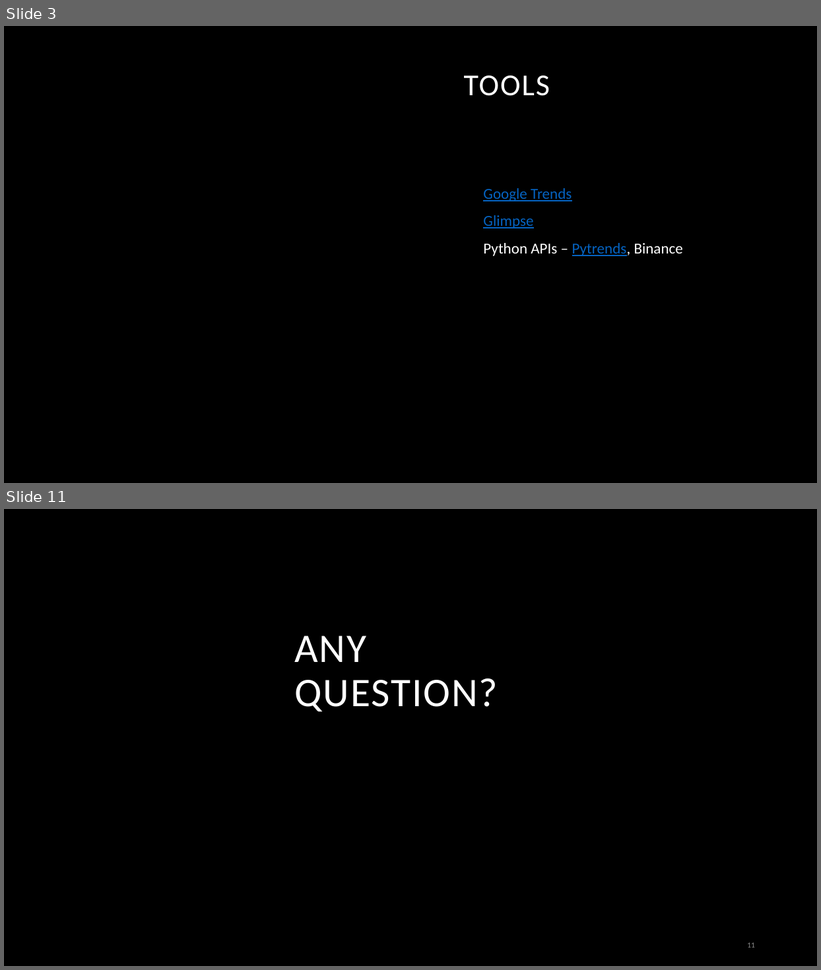
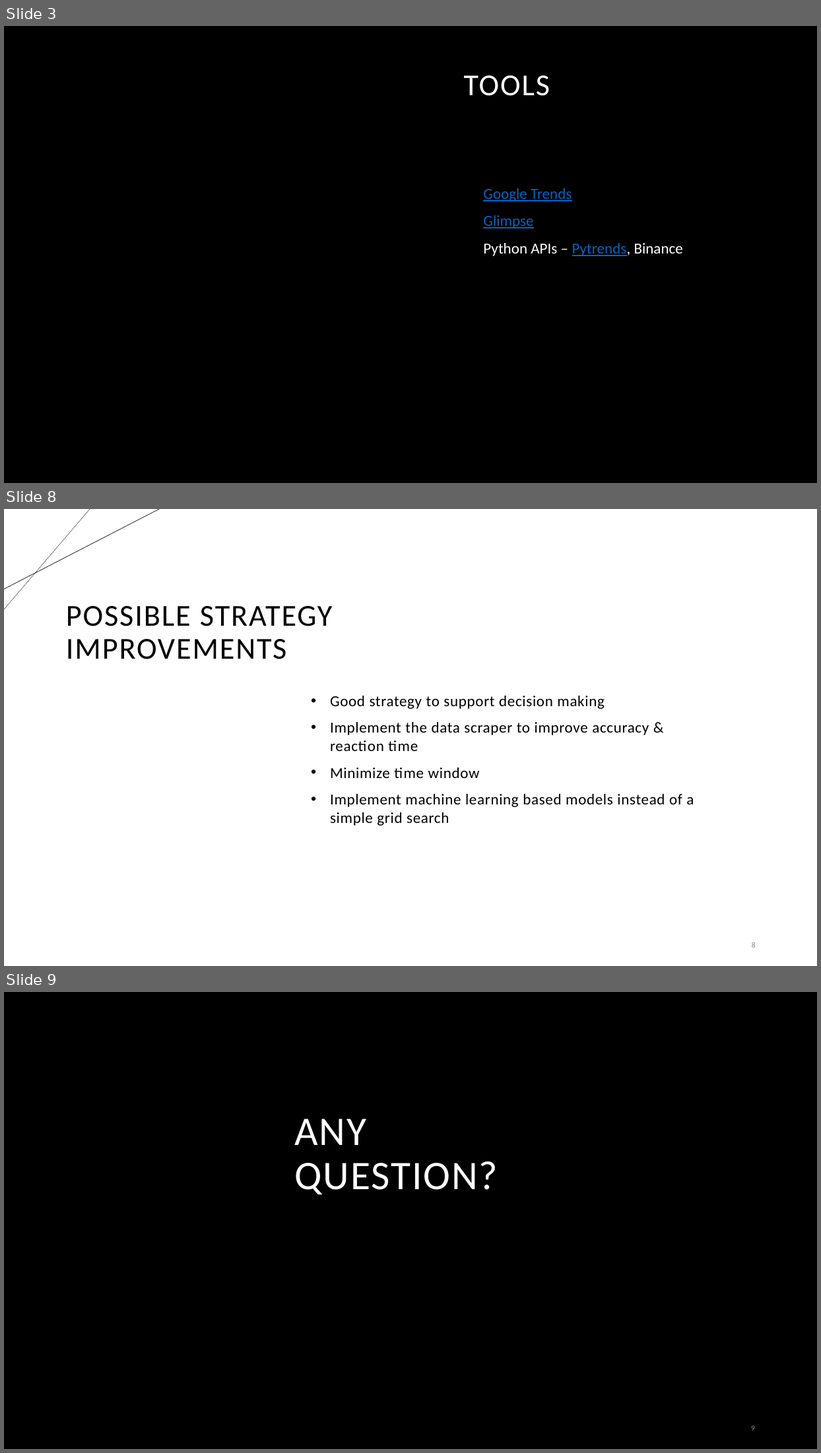
Before and after one commit to HillelCharbit/Trading-Algorithm-Project---google-trends, a slide deck: presentation/Google Trends as a Sentiment Indicator in Algorithmic - less verbal.pptx. Shown one above the other, each under a label of ours: slides 3 and 11 before the commit, slides 3, 8 and 9 after it; the slides between them are not shown. The pictures are 821x970 and 821x1453 pixels, drawn with LibreOffice and Linux fonts; fonts in the diff are those of the drawing; background and template pictures are left out. Boxes give left, top, right and bottom in pixels: in the first picture for what was removed or moved away, otherwise in the second. Text is boxed around its words. In the diff, an @@ line names an element or a change of style, - is before the commit and + after.

```diff
--- a/presentation/Google Trends as a Sentiment Indicator in Algorithmic - less verbal.pptx
+++ b/presentation/Google Trends as a Sentiment Indicator in Algorithmic - less verbal.pptx
@@ slide 8 added at box(4, 509, 817, 966), background #FFFFFF @@
@@ line added from (90, 509) to (4, 609), #000000 0.25 pt @@
@@ line added from (160, 509) to (4, 589), #000000 0.5 pt @@
@@ title added at box(66, 606, 332, 659), 36 pt, text #000000 @@
+POSSIBLE STRATEGY IMPROVEMENTS
@@ text added at box(330, 696, 694, 826), 18 pt, text #000000 @@
+• Good strategy to support decision making
+• Implement the data scraper to improve accuracy & reaction time
+• Minimize time window
+• Implement machine learning based models instead of a simple grid search
@@ page number added at box(752, 943, 756, 948), 9 pt, text #8C8C8C @@
+8
@@ what was slide 11 is now slide 9 @@
@@ page number at box(751, 1426, 755, 1431): text changed @@
-11
+9
```
Also in this commit, not shown: 5 slides changed, 1 other slide added, 4 slides removed, 3 other files.
